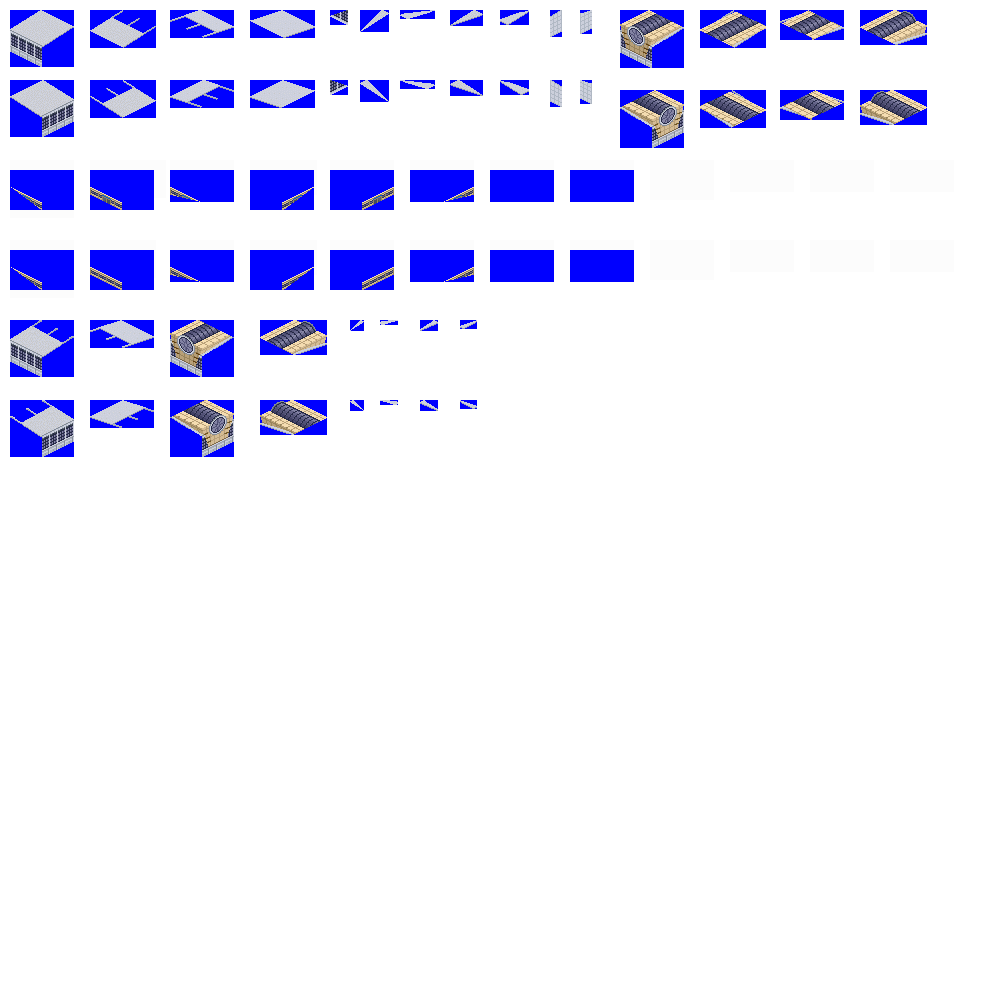
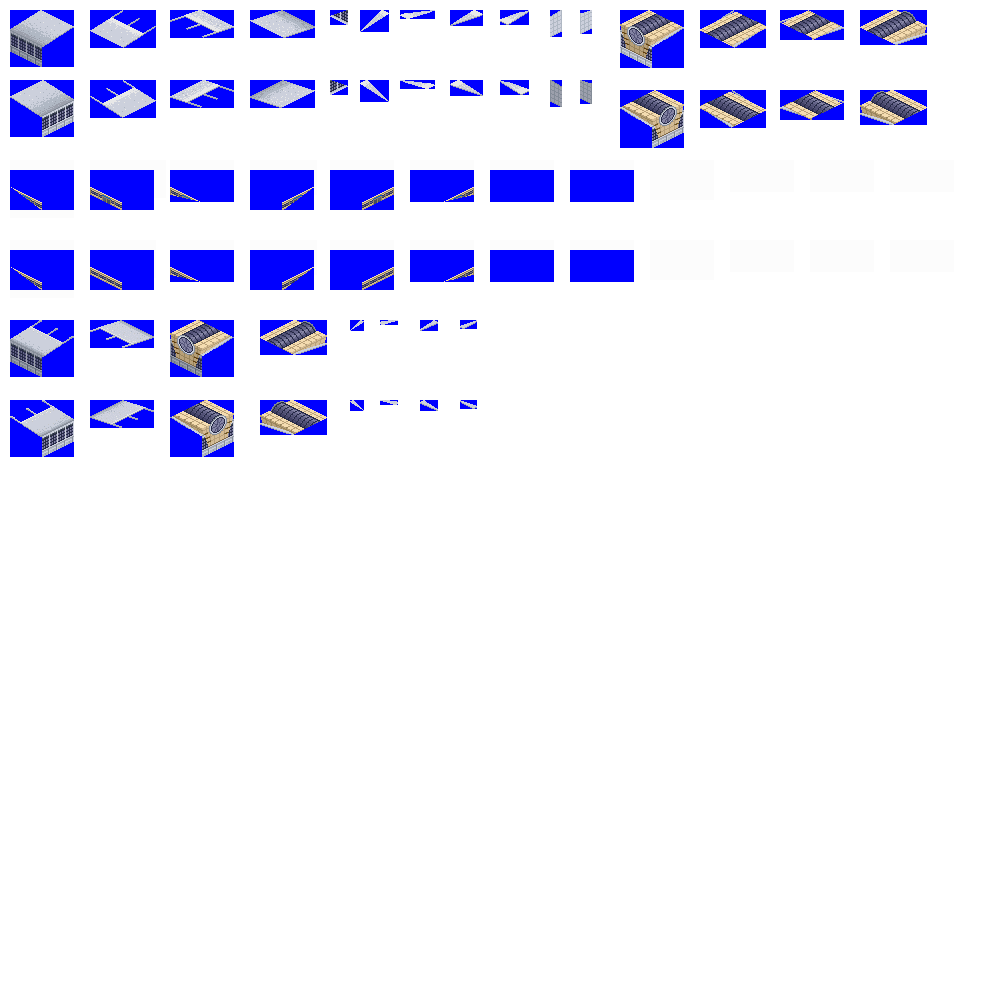
Revision of a layered 1000 x 1000 image; what changed, layer by layer:
painted on "sprite" over left=10, top=10, right=592, bottom=436
